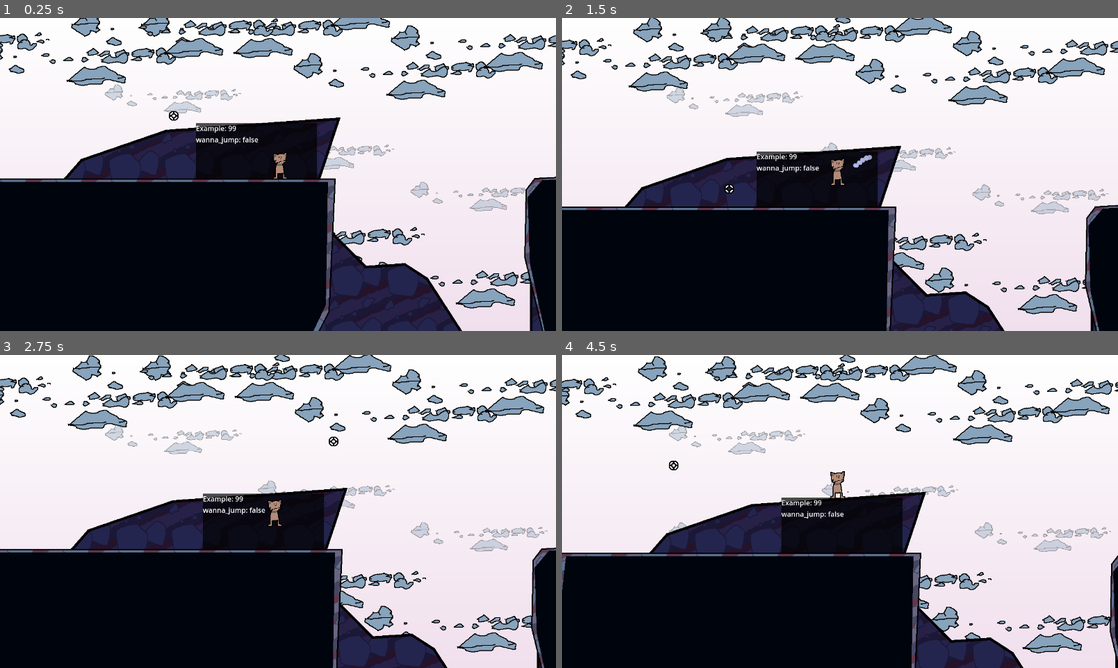
Above: before the commit, frames 1-4 (two rows, left to right).
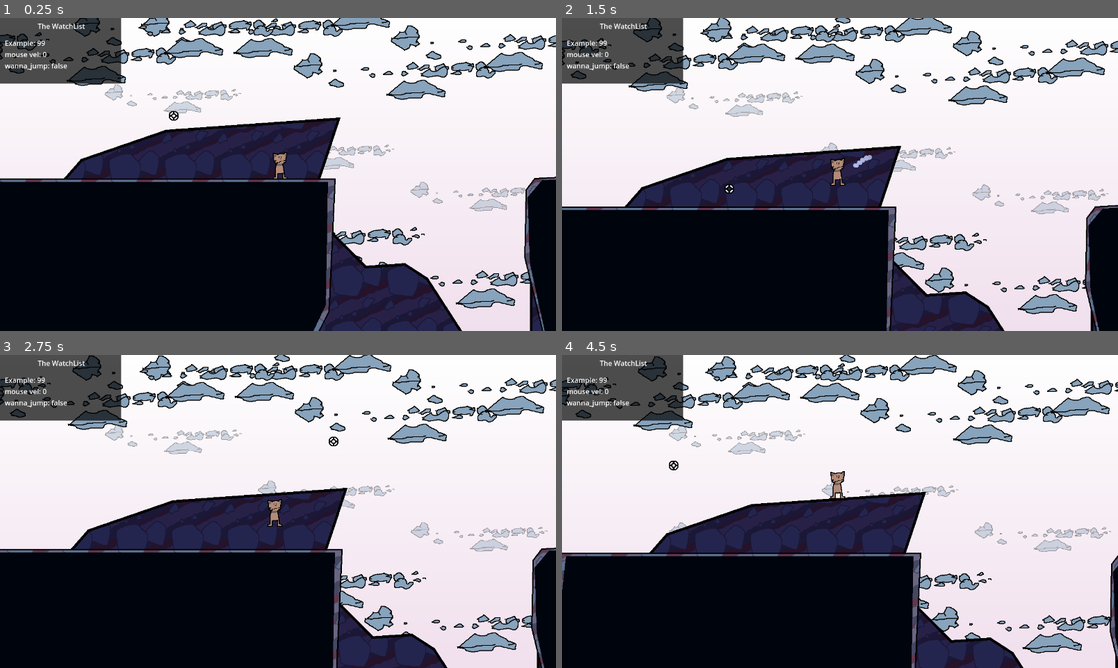
Above: after the commit, the same moments.

Repository: ToxicPoison/rocket-hand-hero
Game: Godot game, scene res://levels/desert/desert.tscn
Two runs of this game, one before a commit and one after it. Both use one fixed random seed, a clock stepped at 60 frames per second and the inputs below.
Inputs (mouse positions are in pixels of both pictures, inside the frame that each line leads up to):
- Up to frame 1 (0.25 s): no input
- Up to frame 2 (1.5 s): move the mouse to (962, 158) at 0.52 s; hold Right mouse button (jump) 0.53-1.28 s; move the mouse to (728, 190) at 1.27 s; click (728, 190) at 1.35 s
- Up to frame 3 (2.75 s): right-click (166, 527) at 1.52 s; right-click (166, 527) at 1.55 s; right-click (166, 527) at 1.82 s; move the mouse to (333, 442) at 2.02 s; hold Right mouse button (jump) from 2.03 s (still down)
- Up to frame 4 (4.5 s): move the mouse to (812, 574) at 2.77 s; release Right mouse button (jump) at 2.78 s; click (812, 574) at 2.85 s; right-click (812, 574) at 3.02 s; right-click (812, 574) at 3.05 s; right-click (812, 574) at 3.32 s; move the mouse to (1006, 558) at 3.52 s; hold Right mouse button (jump) 3.53-4.28 s; move the mouse to (673, 464) at 4.27 s; click (673, 464) at 4.35 s

The runs differ from the first frame. In frame 1, 7.9% of the frame differs, in the area x 0-57%, y 0-52%; in frame 2, 7.8%; in frame 3, 7.9%; in frame 4, 8.1%, in the area x 0-62%, y 0-64%.

Commit message:
Jump by swiping up. also made watchlist stick to view

Diff:
--- a/global/watch_list.gd
+++ b/global/watch_list.gd
@@ -1,4 +1,4 @@
-extends Control
+extends CanvasLayer
 
 var tracked_vars := {
 	"Example": 99
--- a/global/watch_list.tscn
+++ b/global/watch_list.tscn
@@ -2,23 +2,24 @@
 
 [ext_resource type="Script" path="res://global/watch_list.gd" id="1_l3ocm"]
 
-[node name="WatchList" type="Control"]
-layout_mode = 3
-anchors_preset = 15
-anchor_right = 1.0
-anchor_bottom = 1.0
-grow_horizontal = 2
-grow_vertical = 2
+[node name="WatchList" type="CanvasLayer"]
 script = ExtResource("1_l3ocm")
 
 [node name="ColorRect" type="ColorRect" parent="."]
-layout_mode = 0
 offset_right = 279.0
 offset_bottom = 151.0
 color = Color(0, 0, 0, 0.698039)
 
 [node name="Label" type="Label" parent="."]
-layout_mode = 2
-offset_right = 259.0
-offset_bottom = 87.0
+offset_left = 11.0
+offset_top = 46.0
+offset_right = 270.0
+offset_bottom = 133.0
 text = "HELLO!!!!!!!!!!!!!!!!!!!!!!!"
+
+[node name="Title" type="Label" parent="."]
+offset_left = 87.0
+offset_top = 7.0
+offset_right = 196.0
+offset_bottom = 30.0
+text = "The WatchList"
--- a/levels/test/test.tscn
+++ b/levels/test/test.tscn
@@ -32,10 +32,7 @@
 layer_0/z_index = 1
 layer_0/tile_data = PackedInt32Array(0, 65536, 0, 1, 65536, 0, 2, 0, 0, 3, 0, 0, 4, 0, 0, 5, 0, 0, 6, 0, 0, 7, 0, 0, 65 …(10502 unchanged characters)…
 layer_1/name = "bg"
-layer_1/enabled = true
 layer_1/modulate = Color(1, 1, 1, 0.580392)
-layer_1/y_sort_enabled = false
-layer_1/y_sort_origin = 0
 layer_1/z_index = -1
 layer_1/tile_data = PackedInt32Array(-196632, 0, 1, -196633, 0, 1, -196634, 0, 1, -196635, 0, 1, -196636, 0, 1, -196637 …(4275 unchanged characters)…
 
--- a/player/player.gd
+++ b/player/player.gd
@@ -29,8 +29,10 @@
 	mpos *= Vector2.ONE / camera.zoom
 	cursor.position = mpos
 
-	# Jump by clicking above the player
-	wanna_jump = Input.is_action_pressed("walk") and get_global_mouse_position().y < (position.y - 200)
+	# Jump by swiping up
+	const min_swipe_speed = 1000
+	wanna_jump = Input.is_action_pressed("walk") and Input.get_last_mouse_velocity().y < -min_swipe_speed
+	WatchList.watch("mouse vel", Input.get_last_mouse_velocity().y)
 	WatchList.watch("wanna_jump", wanna_jump)
 
 func _physics_process(delta):
--- a/player/player.tscn
+++ b/player/player.tscn
@@ -73,6 +73,7 @@
 shape = SubResource("RectangleShape2D_18uwt")
 
 [node name="Grapple" type="Node2D" parent="."]
+position = Vector2(0, -60)
 script = ExtResource("5_aa6iw")
 
 [node name="Grapple2" type="Sprite2D" parent="Grapple"]
